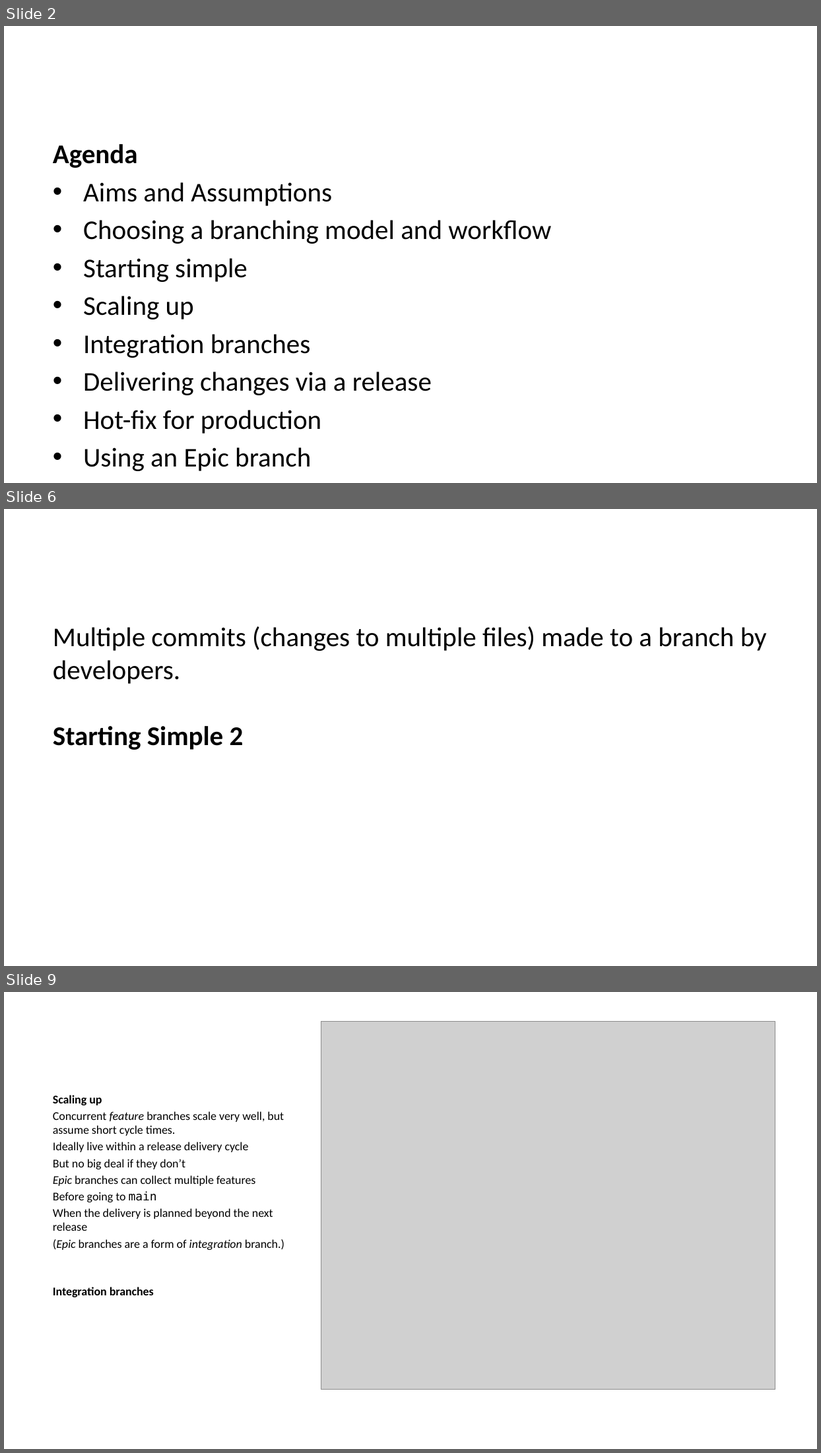
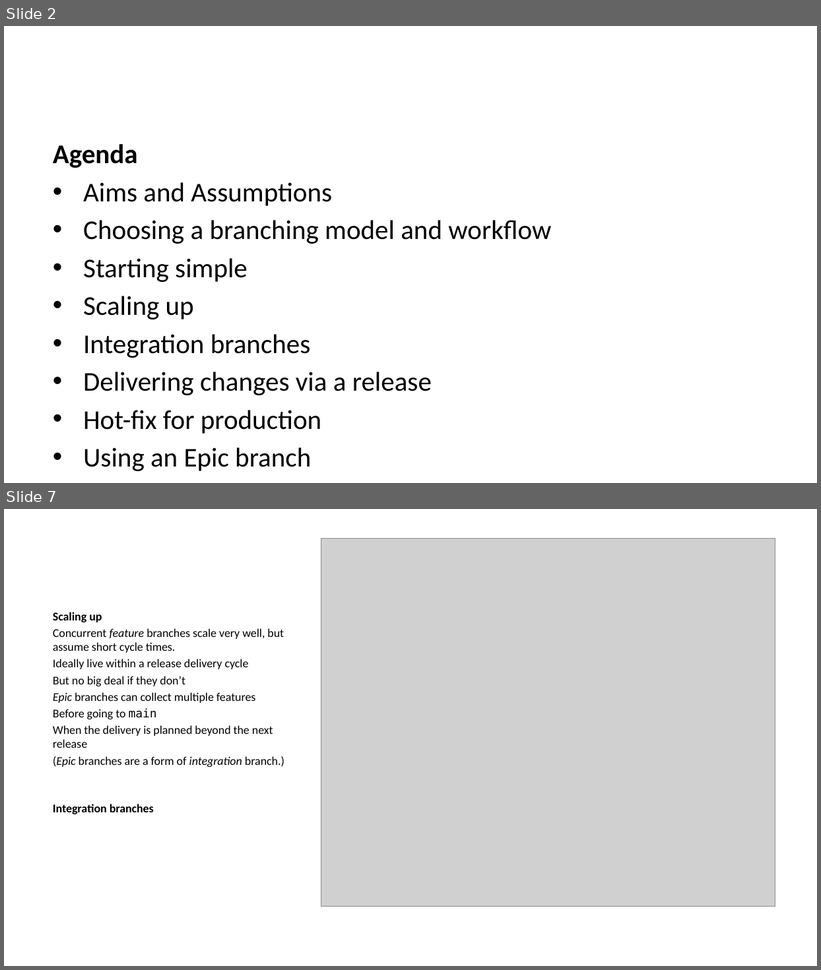
Before and after one commit to ijmitch/ukgse-2024-devops-git, a slide deck: docs/p1.pptx. Shown one above the other, each under a label of ours: slides 2, 6 and 9 before the commit, slides 2 and 7 after it; the slides between them are not shown. The pictures are 821x1453 and 821x970 pixels, drawn with LibreOffice and Linux fonts; fonts in the diff are those of the drawing; grey boxes stand for pictures. Boxes give left, top, right and bottom in pixels: in the first picture for what was removed or moved away, otherwise in the second. Text is boxed around its words. In the diff, an @@ line names an element or a change of style, - is before the commit and + after.

```diff
--- a/docs/p1.pptx
+++ b/docs/p1.pptx
@@ slide 6 removed at (4,509,817,966), background #FFFFFF @@
@@ text removed at (53,626,767,750) @@
-Multiple commits (changes to multiple files) made to a branch by developers.
-Starting Simple 2
@@ what was slide 9 is now slide 7 @@
```
Also in this commit, not shown: 3 slides changed, 1 slide added, 2 other slides removed, 5 other files.
